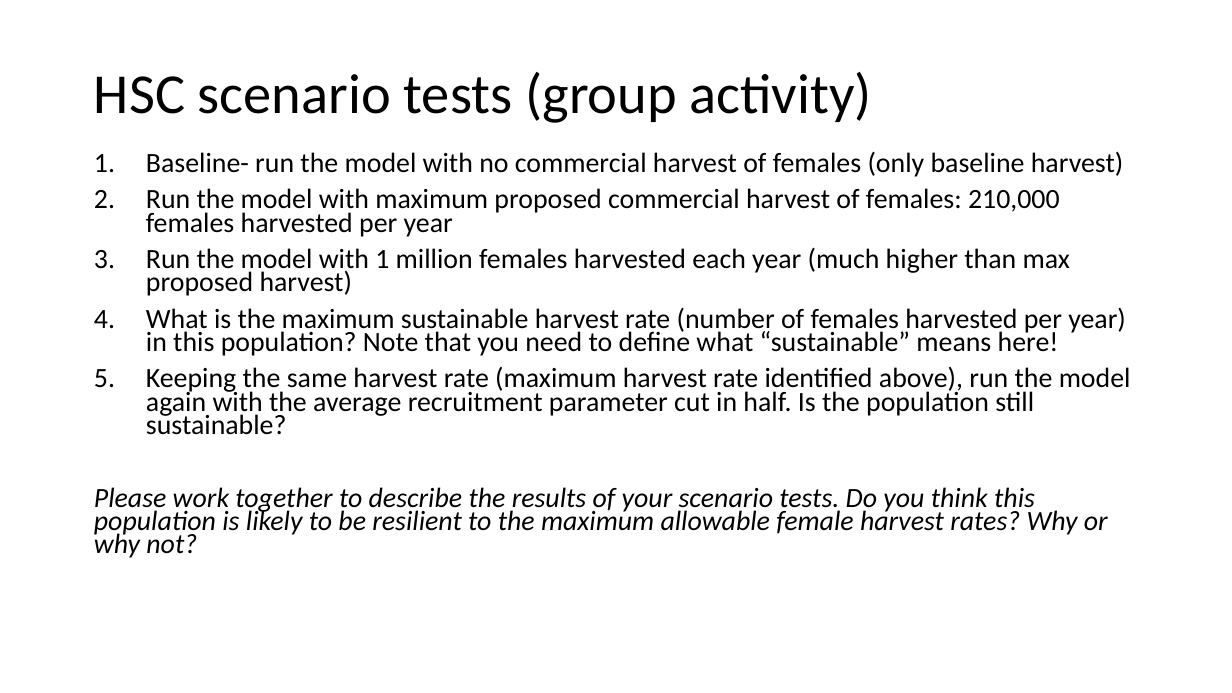
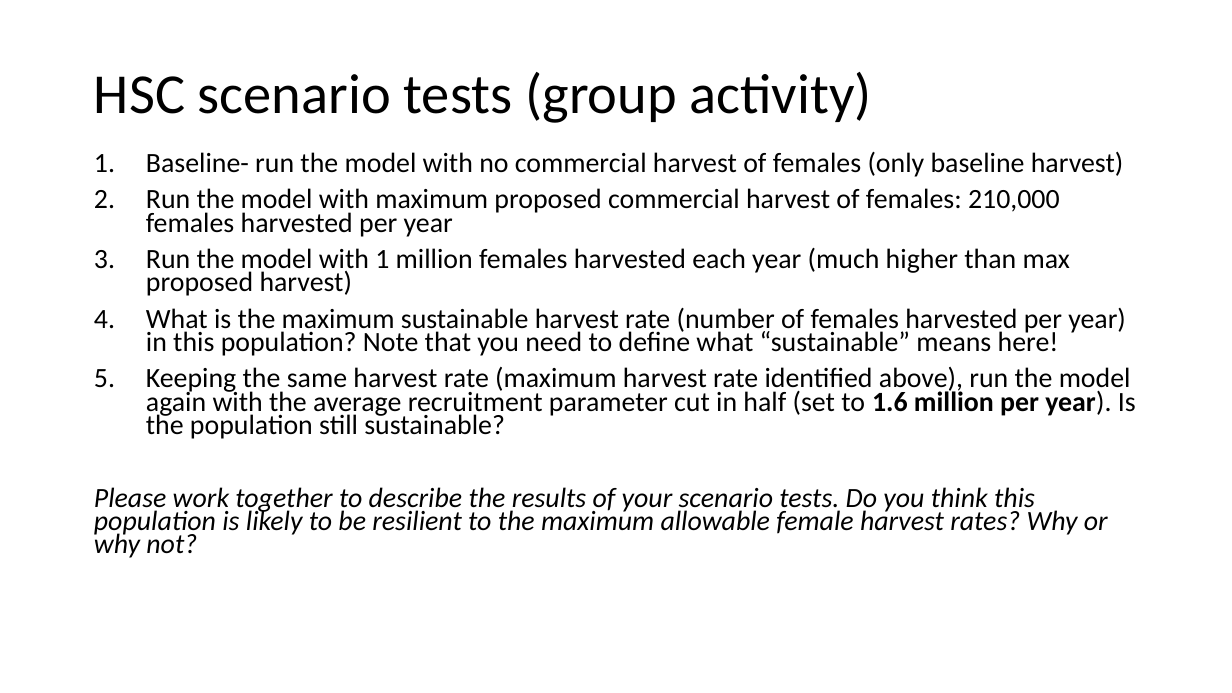
Before and after one commit to kevintshoemaker/NRES-470, a slide deck: slide 46 of REKN2.pptx. Drawn at 1232x693 pixels with LibreOffice and Linux fonts; fonts in the diff are those of the drawing. Boxes give left, top, right and bottom in pixels: in the first picture for what was removed or moved away, otherwise in the second. Text is boxed around its words. In the diff, an @@ line names an element or a change of style, - is before the commit and + after.

Commit message:
minor

```diff
--- a/REKN2.pptx
+++ b/REKN2.pptx
@@ text at [146, 367, 1136, 439]: text changed @@
-5. Keeping the same harvest rate (maximum harvest rate identified above), run the model again with the average recruitment parameter cut in half. Is the population still sustainable?
+5. Keeping the same harvest rate (maximum harvest rate identified above), run the model again with the average recruitment parameter cut in half (set to 1.6 million per year). Is the population still sustainable?
```
